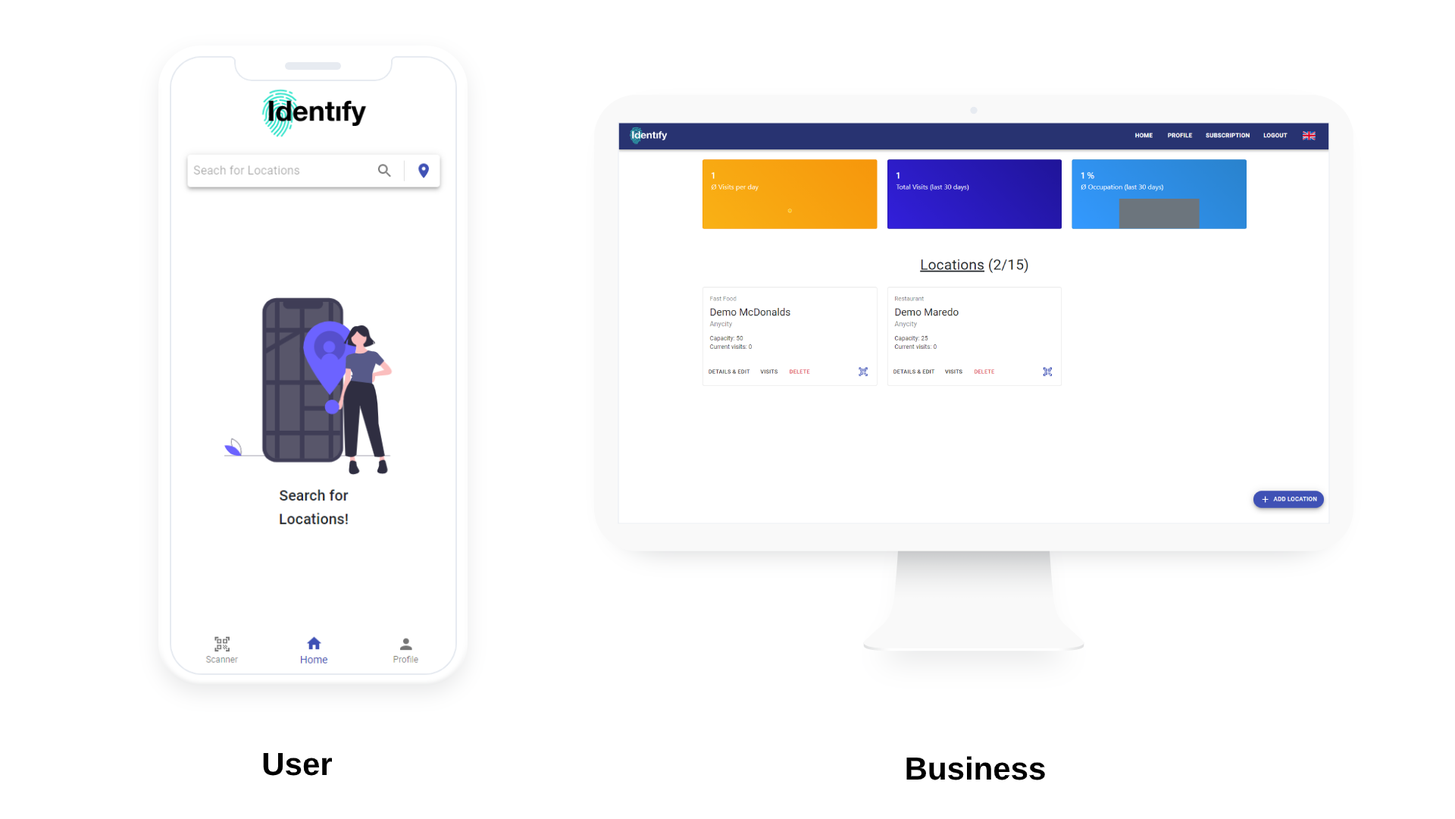
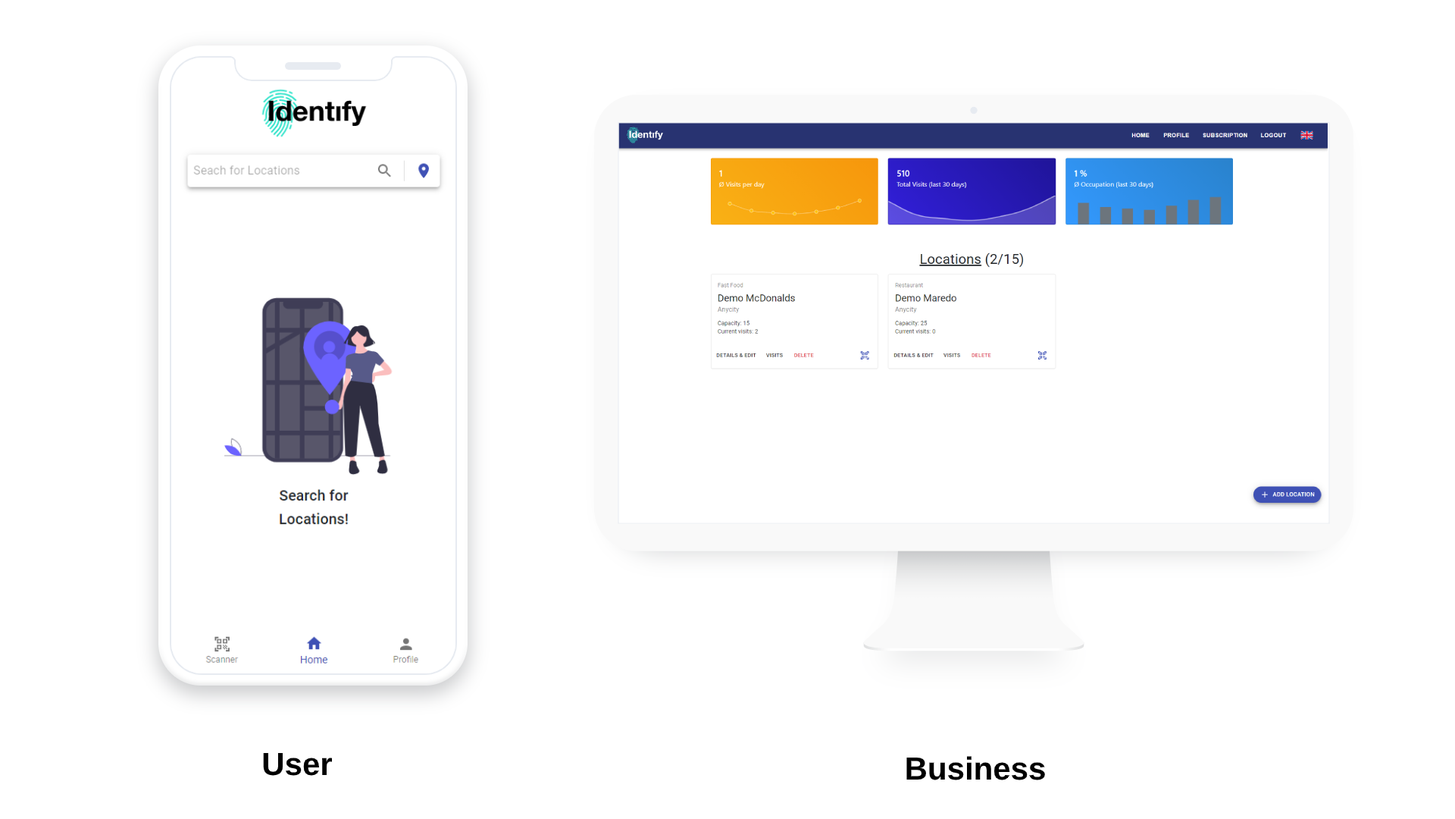
Before/after of a w=1455, h=819 layered artwork. What changed in the layer stack:
removed layer "business-home" from group "Desktop 1" over [618, 122, 1330, 514]
added layer "Layer 1" in group "Desktop 1" over [618, 126, 1328, 510]
